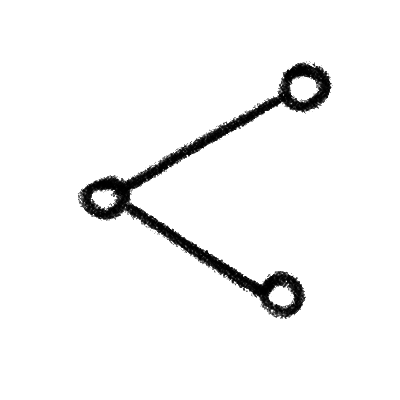
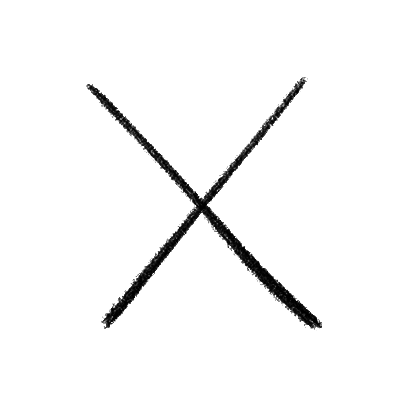
Layer changes from the first w=400, h=400 image to the second:
added layer "레이어 6" above "그룹 1" over [86, 76, 323, 331]
hid "레이어 3" over [77, 61, 333, 319]
